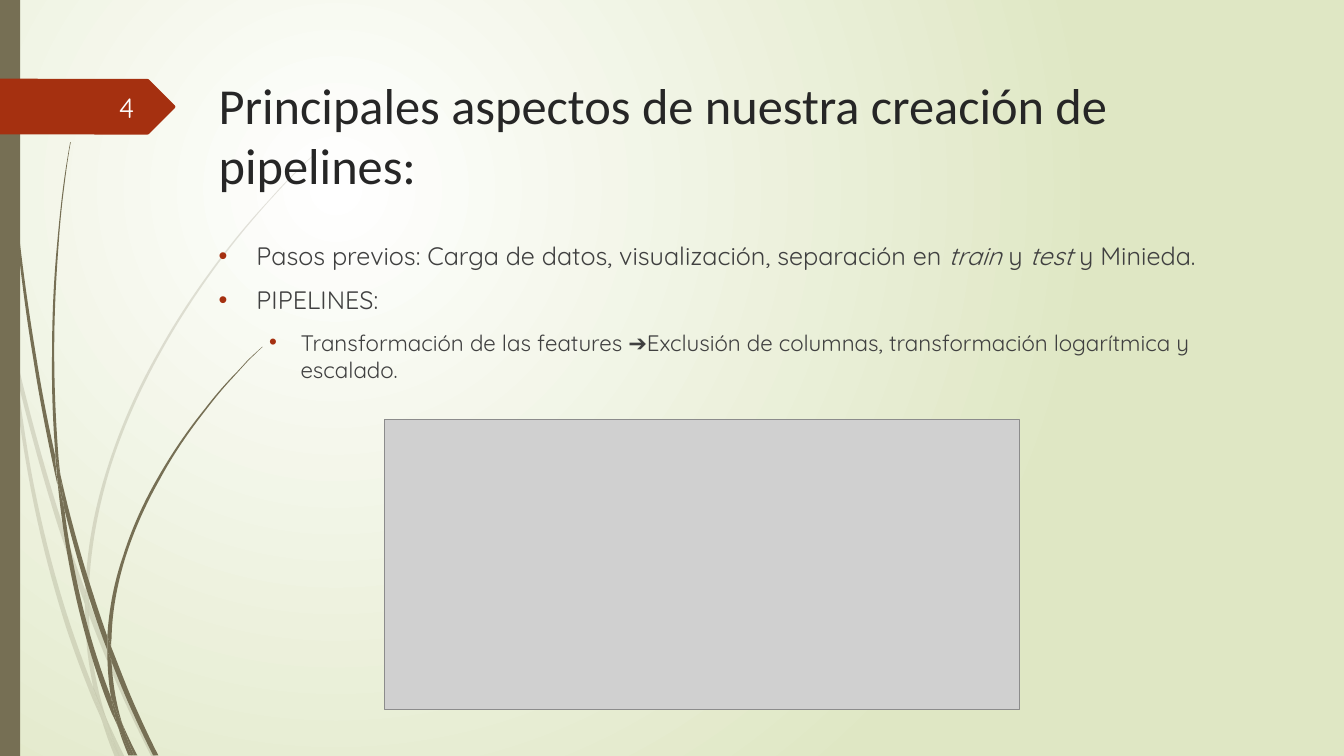
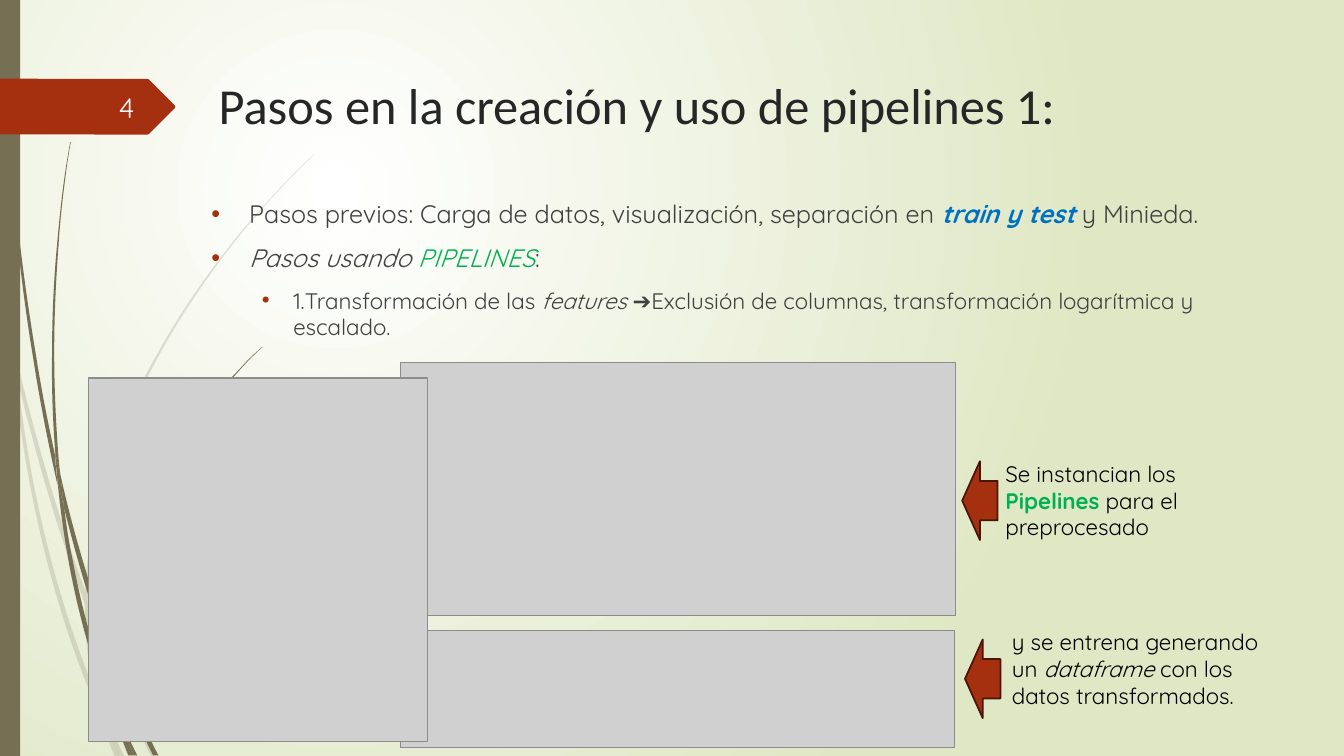
Before and after one commit to somm14/Pipelines_practica, a slide deck: slide 4 of Presentación_PIPELINES.pptx. Drawn at 1344x756 pixels with LibreOffice and Linux fonts; fonts in the diff are those of the drawing; grey boxes stand for pictures. Boxes give left, top, right and bottom in pixels: in the first picture for what was removed or moved away, otherwise in the second. Text is boxed around its words. In the diff, an @@ line names an element or a change of style, - is before the commit and + after.

```diff
--- a/Presentación_PIPELINES.pptx
+++ b/Presentación_PIPELINES.pptx
@@ title at box(219, 89, 1055, 132): text changed @@
-Principales aspectos de nuestra creación de pipelines:
+Pasos en la creación y uso de pipelines 1:
@@ text "Pasos previos: Carga de datos, ...": place and size @@
-text "Pasos previos: Carga de datos, ..." at box(256, 246, 1195, 378)
+text "Pasos previos: Carga de datos, ..." at box(249, 204, 1198, 335)
@@ text at box(249, 204, 1198, 228): text colour #404040 to #0070C0, bold on in "train y test"; italic on in "y" @@
@@ text at box(249, 248, 1194, 335): text changed @@
-• PIPELINES:
-  • Transformación de las features ➔Exclusión de columnas, transformación logarítmica y escalado.
+• Pasos usando PIPELINES:
+  • 1.Transformación de las features ➔Exclusión de columnas, transformación logarítmica y escalado.
@@ picture added at box(89, 378, 427, 742) @@
@@ picture: place and size @@
-picture at box(384, 420, 1019, 710)
+picture at box(401, 363, 956, 616)
@@ down arrow added at box(962, 461, 998, 540), fill #A53010, outline #481507 1.25 pt @@
@@ text added at box(1005, 465, 1178, 540), 16 pt, text #000000 @@
+Se instancian los Pipelines para el preprocesado
@@ freeform shape removed at box(107, 650, 122, 725) @@
@@ freeform shape removed at box(107, 636, 111, 661) @@
@@ picture added at box(400, 631, 955, 748) @@
@@ down arrow added at box(965, 640, 1001, 718), fill #A53010, outline #481507 1.25 pt @@
@@ text added at box(1012, 633, 1259, 705), 16 pt, text #000000 @@
+y se entrena generando un dataframe con los datos transformados.
```
Also in this commit, not shown: 2 slides added.
